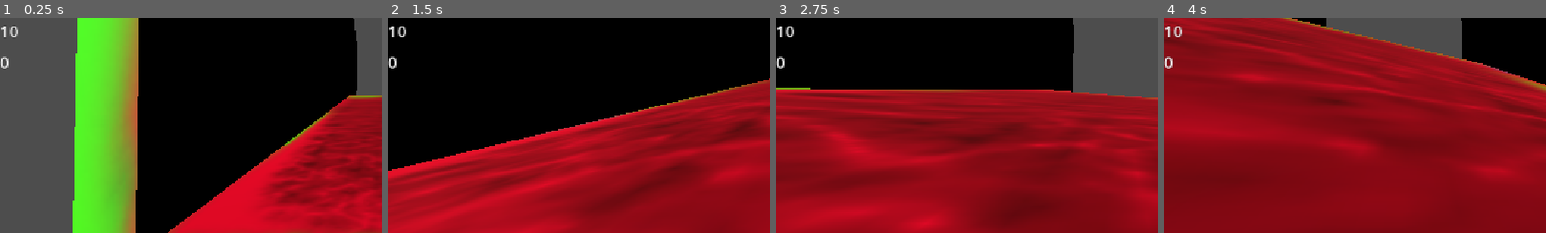
Above: before the commit, frames 1-4 (left to right).
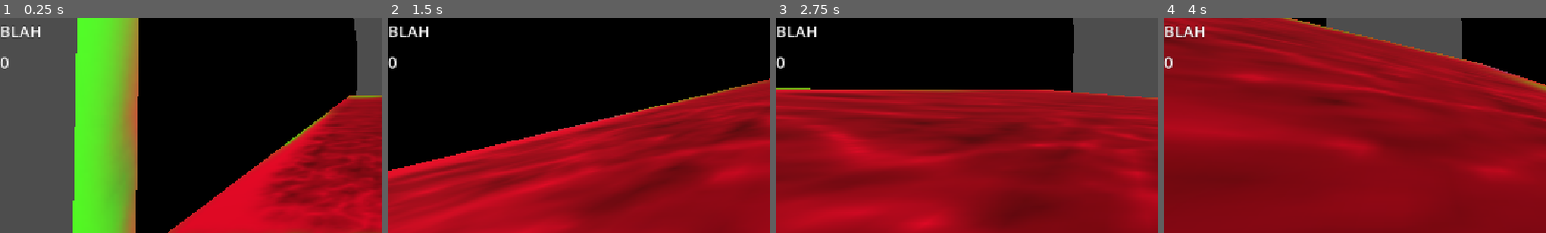
Above: after the commit, the same moments.

Repository: joeclarke9951/running-up-that-hill
Game: Godot game, scene res://Scenes/gameplay_scene.tscn
Two runs of this game, one before a commit and one after it. Both use one fixed random seed, a clock stepped at 60 frames per second and the inputs below.
Inputs (mouse positions are % of the whole screen's width and height, from its top left):
- Up to frame 1 (0.25 s): no input
- Up to frame 2 (1.5 s): tap Enter at 0.5 s; move the mouse to (55, 50) at 0.52 s; hold Shift (sprint) 0.53-1.28 s; hold W (forward) from 0.53 s (still down); tap Space (jump) at 0.77 s; move the mouse to (45, 50) at 1.27 s; tap Shift (sprint) at 1.35 s
- Up to frame 3 (2.75 s): keep holding W (forward); tap Space (jump) at 1.52 s; move the mouse to (52, 48) at 2.02 s; hold Shift (sprint) from 2.03 s (still down)
- Up to frame 4 (4 s): keep holding W (forward); move the mouse to (49, 52) at 2.77 s; release Shift (sprint) at 2.78 s; tap Shift (sprint) at 2.85 s; tap Space (jump) at 3.02, 3.77 s; move the mouse to (57, 51) at 3.52 s; hold Shift (sprint) from 3.53 s (still down)
The pictures show only the part of the screen within x 0-50%, y 0-50%; the shares and areas given below are measured in that part.

The runs differ from the first frame. In frame 1, 0.3% of the frame differs, in the area x 0-11%, y 4-9%; in frame 2, 0.4%; in frame 3, 0.4%; in frame 4, 0.4%, in the area x 0-11%, y 3-10%.
Error after the commit: Invalid access to property or key 'health' on a base object of type 'Node (gamemanager.gd)'. (res://Scripts/ui.gd:10)

Commit message:
moved player health and score into player script

Diff:
--- a/Scripts/Autoloads/gamemanager.gd
+++ b/Scripts/Autoloads/gamemanager.gd
@@ -1,20 +1,8 @@
 extends Node
 
-@export var health = 10
-@export var score = 0
-
 var spawn_point = Vector3(0,0.5,0)
-
-func take_damage():
-	health -= 1
-
-func earn_point():
-	score += 1
 
 func respawn(player:CharacterBody3D):
 	if player:
 		player.position = spawn_point
-
-func reset():
-	health = 10
-	score = 0
+	player.health = 100
--- a/Scripts/death_volume.gd
+++ b/Scripts/death_volume.gd
@@ -3,7 +3,7 @@
 
 func _on_body_entered(body: Node3D) -> void:
 	if body is CharacterBody3D:
-		GameManager.take_damage()
+		GameManager.take_damage(100)
 		GameManager.respawn(body)
 	else: # it's a trash object
 		pass
--- a/Scripts/player_body.gd
+++ b/Scripts/player_body.gd
@@ -4,6 +4,9 @@
 @export var move_speed = 10
 @export var jump_speed = 5
 @export var sprint_speed = 18
+
+@export var health = 100
+@export var score = 0
 
 func _ready() -> void:
 	Input.mouse_mode = Input.MOUSE_MODE_CAPTURED
@@ -25,3 +28,17 @@
 		rotate_y(-event.relative.x * SettingsManager.look_sensitivity)
 		$PlayerCamera.rotate_x(-event.relative.y * SettingsManager.look_sensitivity)
 		$PlayerCamera.rotation.x = clampf($PlayerCamera.rotation.x, -deg_to_rad(70), deg_to_rad(70))
+
+###
+# Health and Score
+###
+
+func take_damage(amount:int):
+	health -= amount
+
+func earn_point():
+	score += 1
+
+func reset():
+	health = 100
+	score = 0
